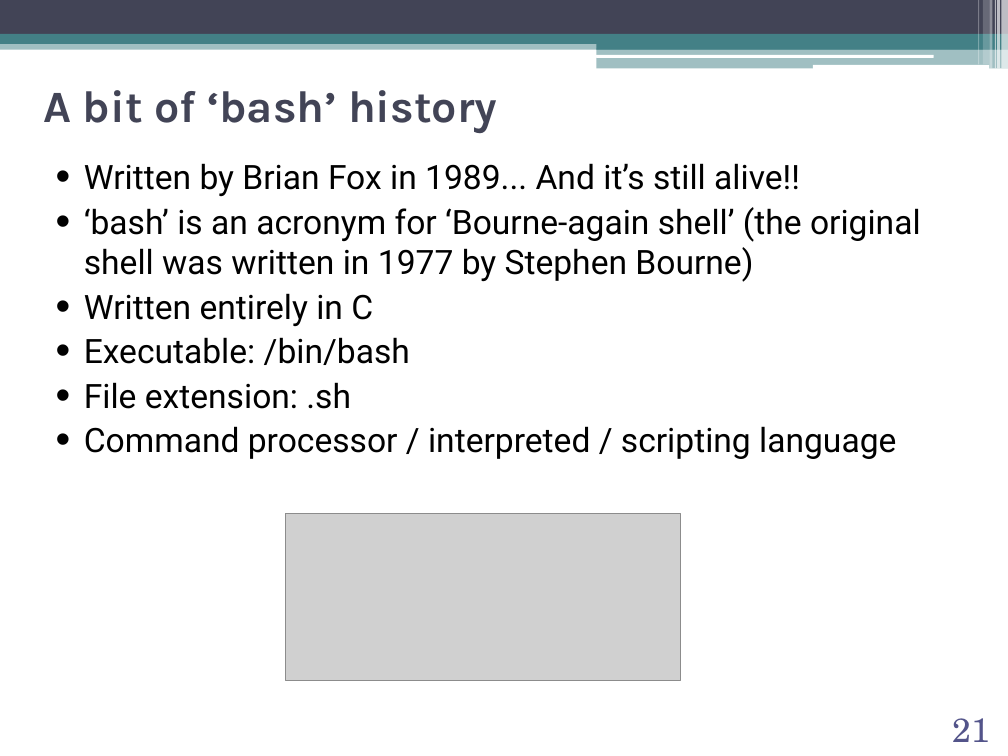
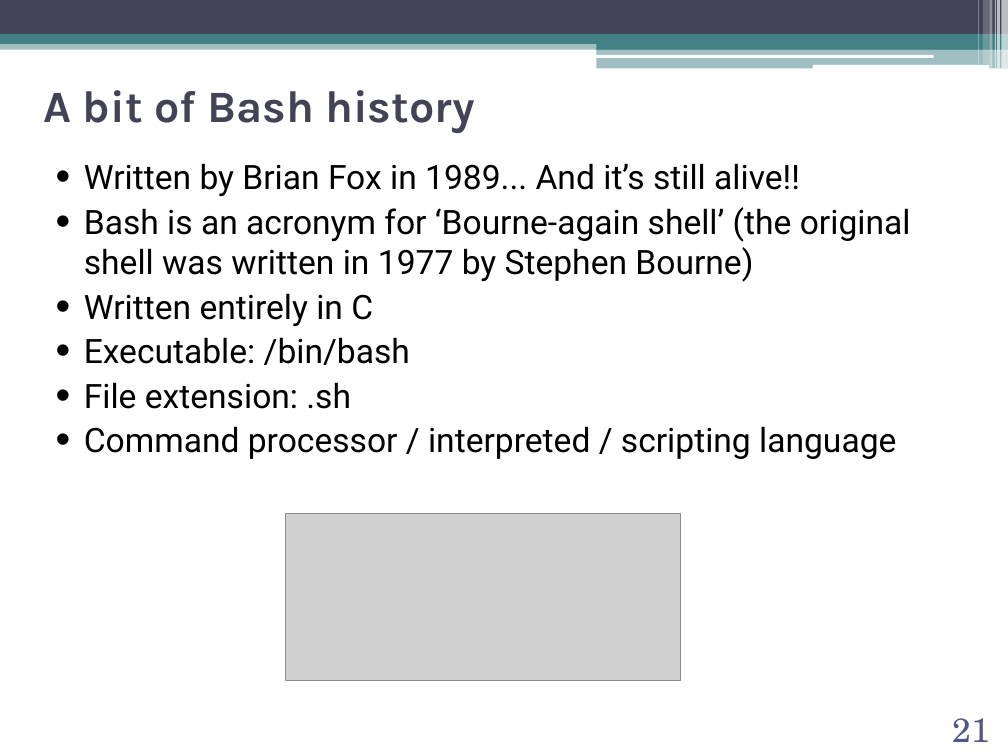
Before and after one commit to abilandz/PH8124, a slide deck: slide 21 of Lecture_1/ABilandzic_PH8124_SS2020_0c.pptx. Drawn at 1008x756 pixels with LibreOffice and Linux fonts; fonts in the diff are those of the drawing; grey boxes stand for pictures; background and template pictures are left out. Boxes give left, top, right and bottom in pixels: in the first picture for what was removed or moved away, otherwise in the second. Text is boxed around its words. In the diff, an @@ line names an element or a change of style, - is before the commit and + after.

```diff
--- a/Lecture_1/ABilandzic_PH8124_SS2020_0c.pptx
+++ b/Lecture_1/ABilandzic_PH8124_SS2020_0c.pptx
@@ title at (44,90,474,133): text changed @@
-A bit of ‘bash’ history
+A bit of Bash history
@@ text at (84,207,911,282): text changed @@
-• ‘bash’ is an acronym for ‘Bourne-again shell’ (the original shell was written in 1977 by Stephen Bourne)
+• Bash is an acronym for ‘Bourne-again shell’ (the original shell was written in 1977 by Stephen Bourne)
```
Also in this commit, not shown: 16 other slides changed, 3 other files.
